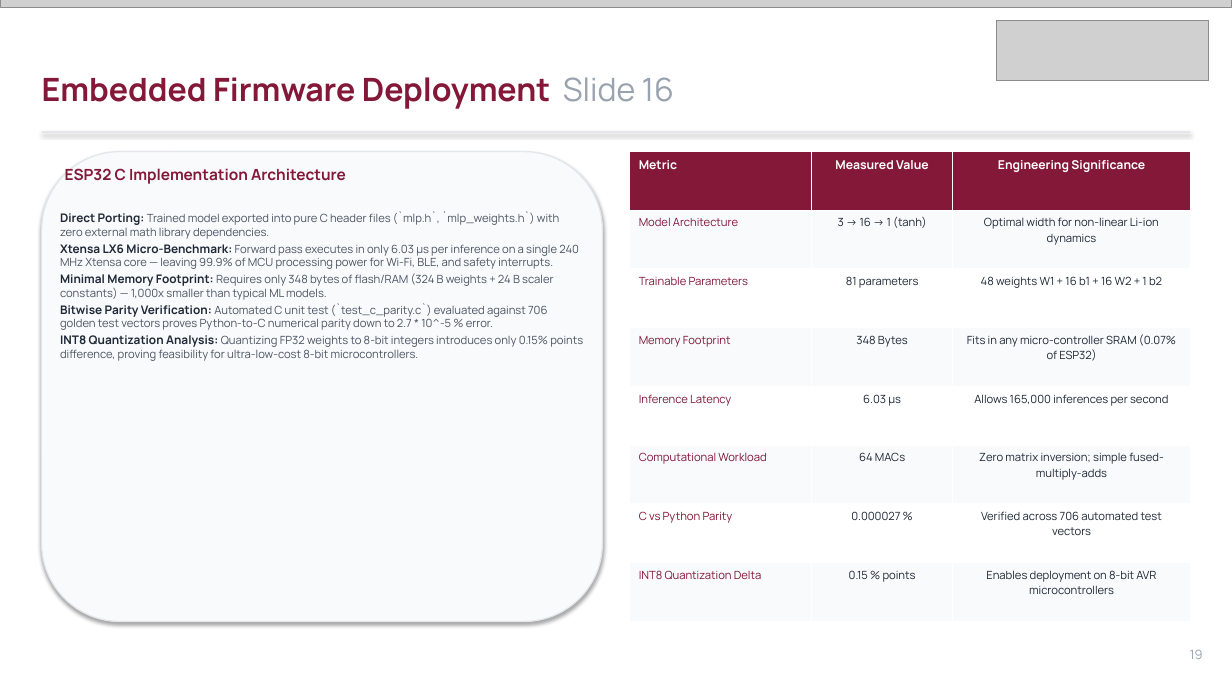
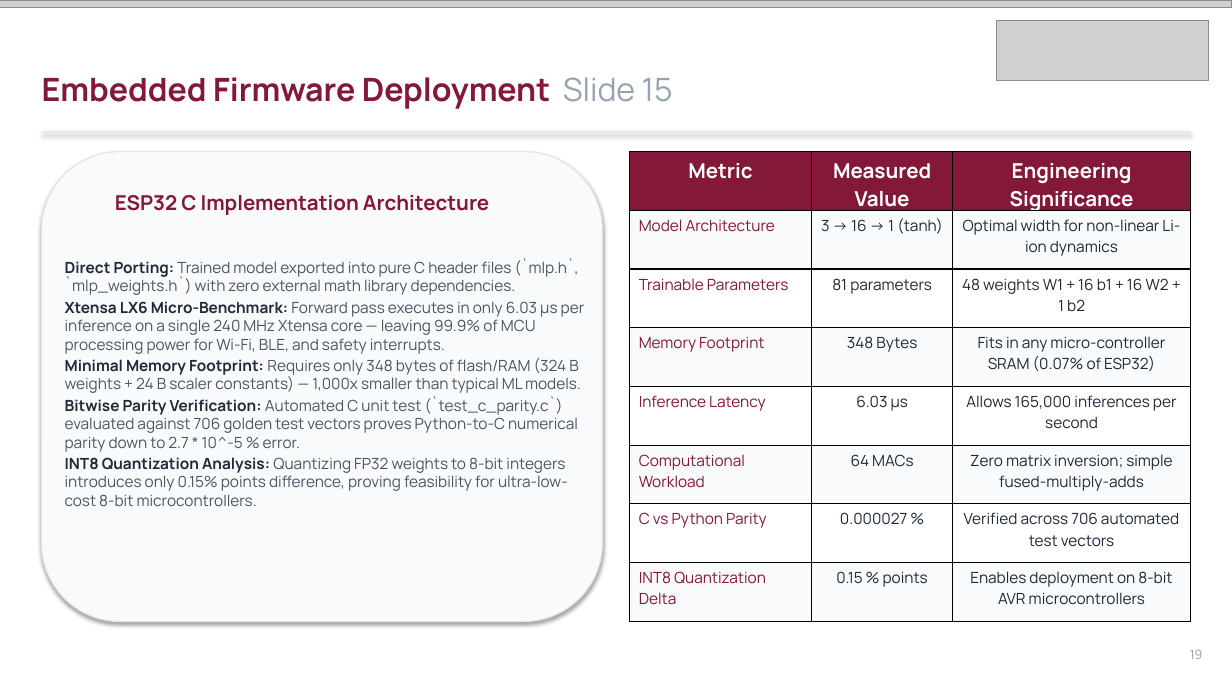
Before and after one commit to Imagiyy/Digital-Twin--ML-Based-Battery-SOC-Estimation, a slide deck: slide 18 of Amrita_SOC_Digital_Twin_Presentation.pptx (slide 19 before the commit). Drawn at 1232x693 pixels with LibreOffice and Linux fonts; fonts in the diff are those of the drawing; grey boxes stand for pictures. Boxes give left, top, right and bottom in pixels: in the first picture for what was removed or moved away, otherwise in the second. Text is boxed around its words. In the diff, an @@ line names an element or a change of style, - is before the commit and + after.

Commit message:
fix(ui): repair Tab 3 Model Explorer grid balance, table overflow, and unit typography

```diff
--- a/Amrita_SOC_Digital_Twin_Presentation.pptx
+++ b/Amrita_SOC_Digital_Twin_Presentation.pptx
@@ text at [42,77,673,109]: text changed @@
-Embedded Firmware Deployment Slide 16
+Embedded Firmware Deployment Slide 15
@@ rounded rectangle at [42,152,603,622]: proportions changed @@
@@ table at [629,152,1190,622] @@
@@ size 9.5 to 16 pt in "Metric", "Measured Value", "Engineering Significance" @@
@@ size 8.8 to 12 pt @@
@@ alignment left to centre @@
@@ borders changed @@
@@ text "ESP32 C Implementation Architecture": place and size @@
-text "ESP32 C Implementation Architecture" at [65,168,346,184]
+text "ESP32 C Implementation Architecture" at [115,195,489,215]
@@ text "ESP32 C Implementation Architecture" at [115,195,489,215]: size 12 to 16 pt @@
@@ text "Direct Porting: Trained model exported ...": place and size @@
-text "Direct Porting: Trained model exported ..." at [60,211,583,361]
+text "Direct Porting: Trained model exported ..." at [65,259,585,506]
@@ text "Direct Porting: Trained model exported ..." at [65,259,585,506]: size 9.2 to 12 pt in "Direct Porting:", "Xtensa LX6 Micro-Benchmark:", "Minimal Memory Footprint:", "Bitwise Parity Verification:" and 1 more places; size 8.8 to 12 pt in "Trained model exported into pure C header ...", "Forward pass executes in only 6.03 µs ...", "Requires only 348 bytes of flash/RAM (324 ...", "Automated C unit test (`test_c_parity.c`) evaluated against ..." and 1 more places @@
```
Also in this commit, not shown: 21 other slides changed, 1 slide removed, 2 other files.
